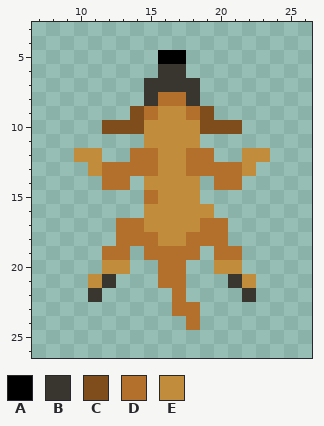
One commit to this pixel-art sprite: Assets/Sprite/Player_02/Dog_Straight_03.png. This is how it looked before the edit.
The file is 32x32 pixels. Shown: x 7..26, y 3..26.
Palette (. is transparent): A #000000  B #393630  C #7e4d1b  D #b2702c  E #c18d3d
Pixels before, first column x 10:
 5 ......AA......
 6 ......BB......
 7 .....BBBB.....
 8 .....BDDB.....
 9 ....CDEEDC....
10 ..CCCEEEECCC..
11 .....EEEE.....
12 EE..DDEEDD..EE
13 .EDDDDEEDDDDE.
14 ..DD.EEEE.DD..
15 .....DEEE.....
16 .....EEEEE....
17 ...DDEEEEDD...
18 ...DDDEEDDD...
19 ..DD.DDDD.DD..
20 ..EE..DD..EE..
21 .EB...DD...BE.
22 .B.....D....B.
23 .......DD.....
24 ........D.....
New version:
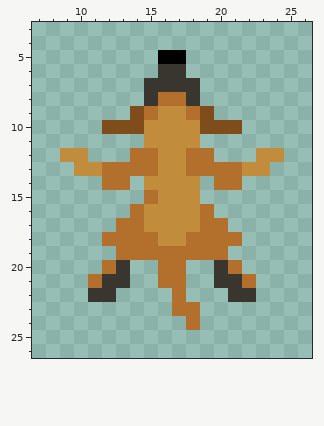
The edit:
Changed rows in their new state; - is an unchanged pixel.
first column x 9:
12 E-.----------.-E
13 -E------------E-
16 -----D----D-----
18 ---D--------D---
19 ---.-D----D-.---
20 ---DB------BD---
21 --D-B------B-D--
22 ---B--------B---
Pixel boxes of the changes (left, top, right, bottom) in both pictures:
changed: (60, 148, 144, 302)
changed: (200, 148, 284, 302)
